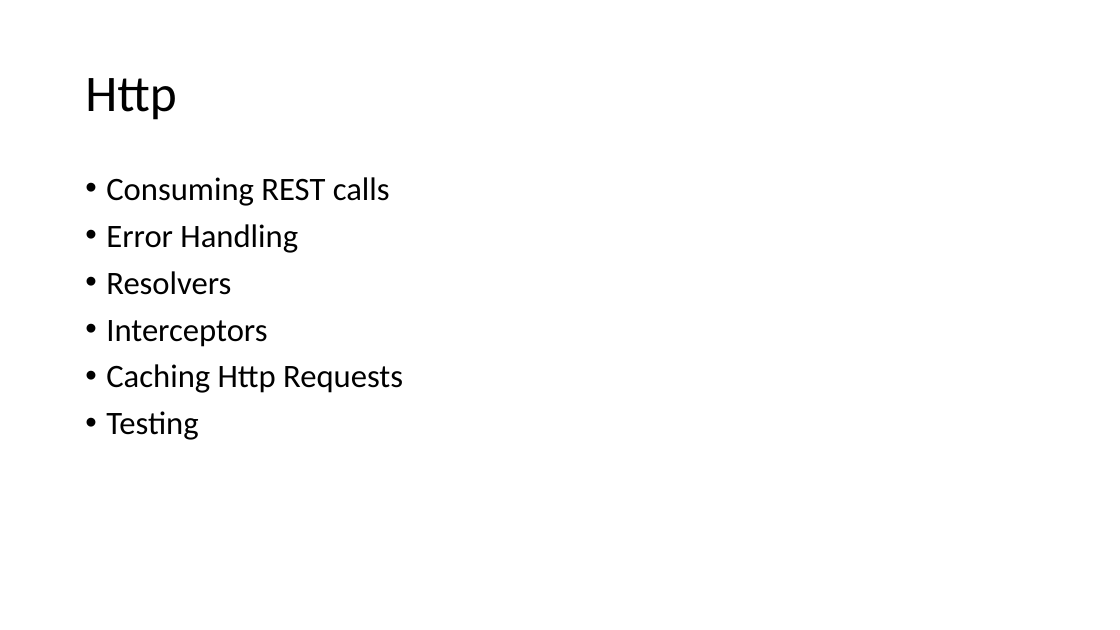
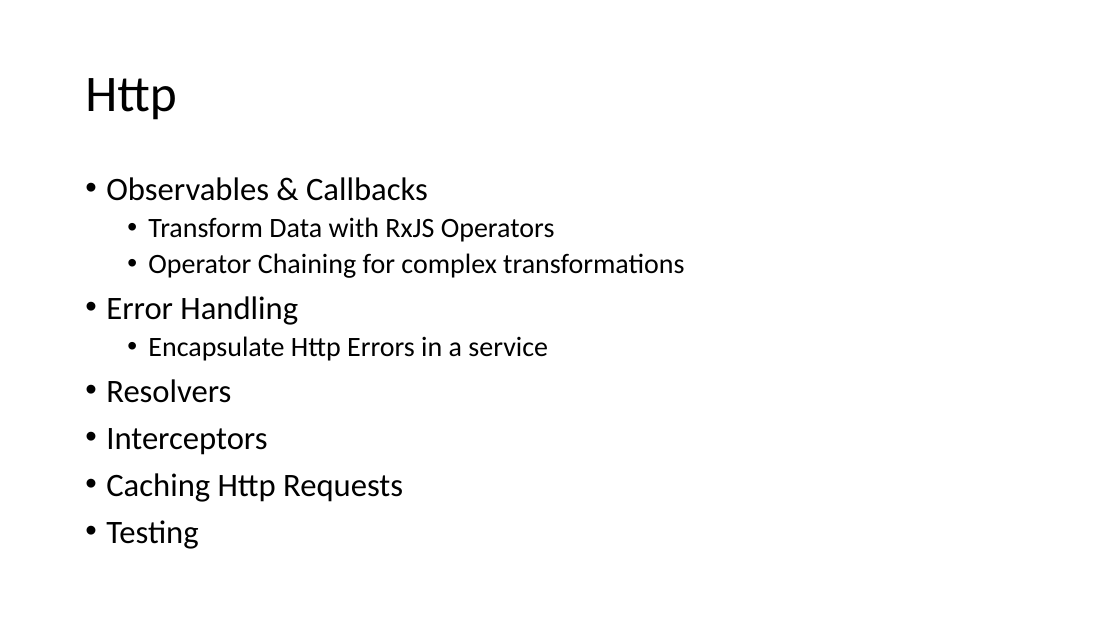
Before and after one commit to sitaramgarlapati/angularDemo, a slide deck: slide 4 of slides/Ang Sessions 3.pptx. Drawn at 1120x630 pixels with LibreOffice and Linux fonts; fonts in the diff are those of the drawing. Boxes give left, top, right and bottom in pixels: in the first picture for what was removed or moved away, otherwise in the second. Text is boxed around its words. In the diff, an @@ line names an element or a change of style, - is before the commit and + after.

```diff
--- a/slides/Ang Sessions 3.pptx
+++ b/slides/Ang Sessions 3.pptx
@@ text at (106,177,684,278): text changed; size 28 to 24 pt @@
-• Consuming REST calls
+• Observables & Callbacks
+  • Transform Data with RxJS Operators
+  • Operator Chaining for complex transformations
@@ text at (148,336,548,361): paragraph added @@
+  • Encapsulate Http Errors in a service
```
Also in this commit, not shown: 2 other slides changed, 6 slides added, 1 other file.
